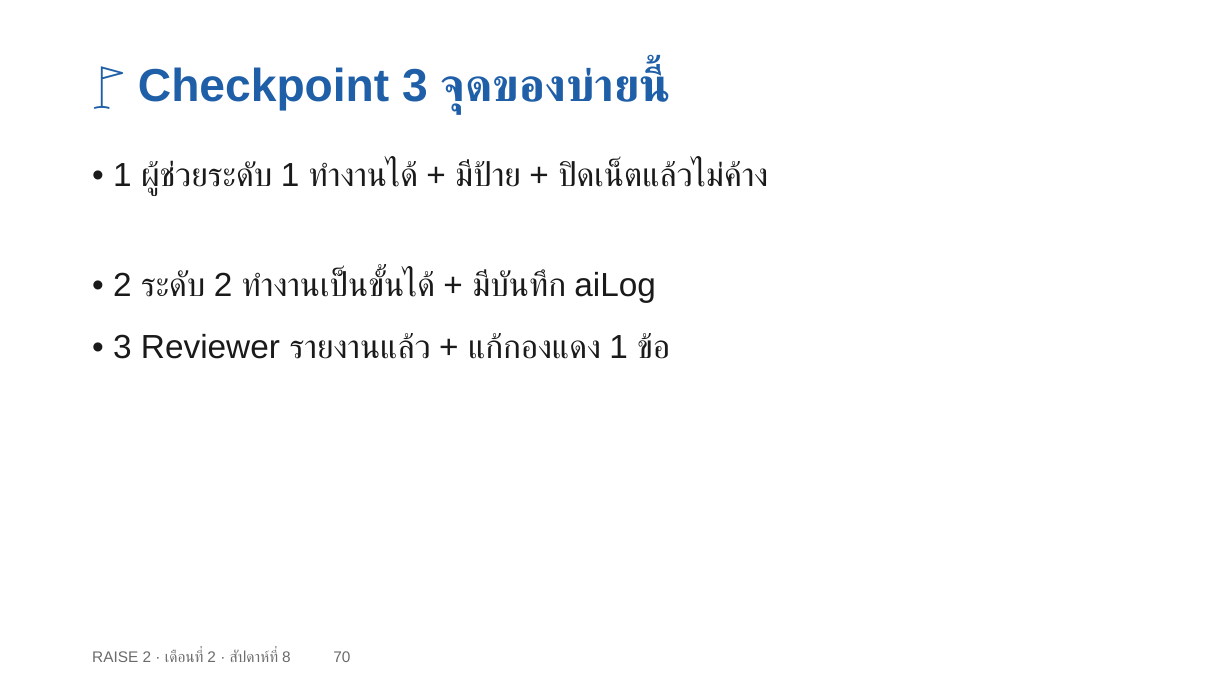
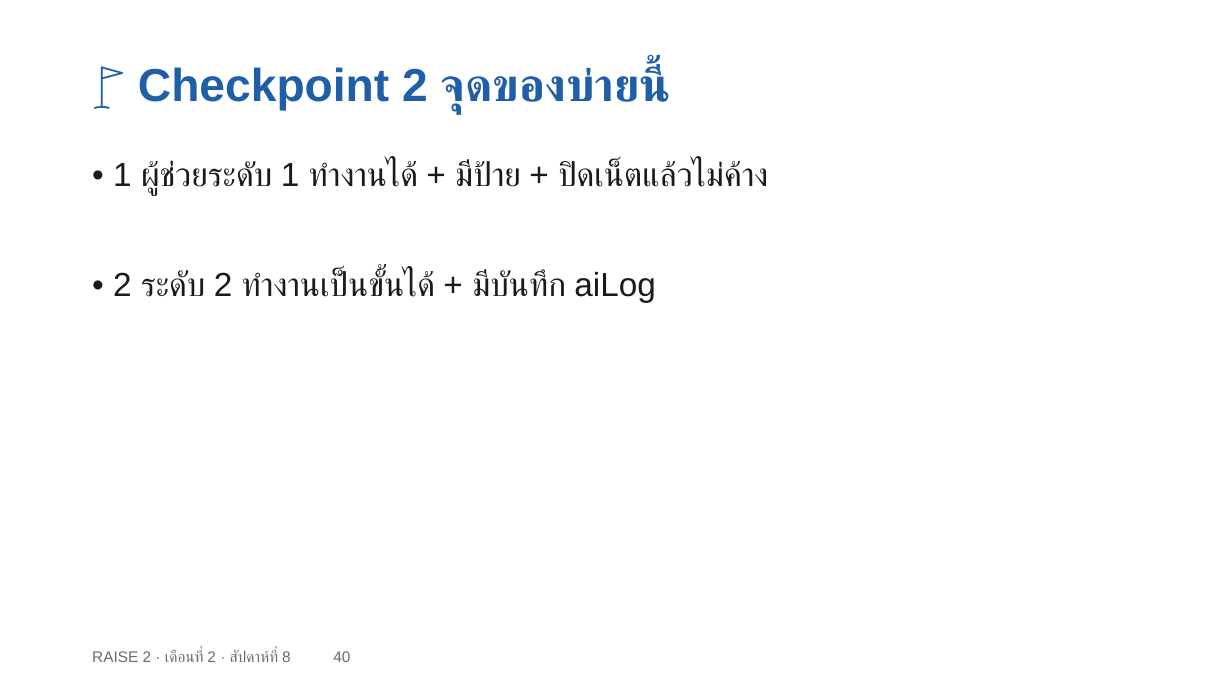
Before and after one commit to cnacha-mfu/raise2-module2, a slide deck: slide 40 of materials/week8/w8-slides.pptx (slide 70 before the commit). Drawn at 1232x693 pixels with LibreOffice and Linux fonts; fonts in the diff are those of the drawing. Boxes give left, top, right and bottom in pixels: in the first picture for what was removed or moved away, otherwise in the second. Text is boxed around its words. In the diff, an @@ line names an element or a change of style, - is before the commit and + after.

```diff
--- a/materials/week8/w8-slides.pptx
+++ b/materials/week8/w8-slides.pptx
@@ text at (138, 65, 662, 114): text changed @@
-🚩 Checkpoint 3 จุดของบ่ายนี้
+🚩 Checkpoint 2 จุดของบ่ายนี้
@@ text removed at (113, 333, 670, 359) @@
-• 3 Reviewer รายงานแล้ว + แก้กองแดง 1 ข้อ
@@ text at (92, 650, 350, 662): text changed @@
-RAISE 2 · เดือนที่ 2 · สัปดาห์ที่ 8 70
+RAISE 2 · เดือนที่ 2 · สัปดาห์ที่ 8 40
```
Also in this commit, not shown: 39 other slides changed, 30 slides removed, 10 other files.
